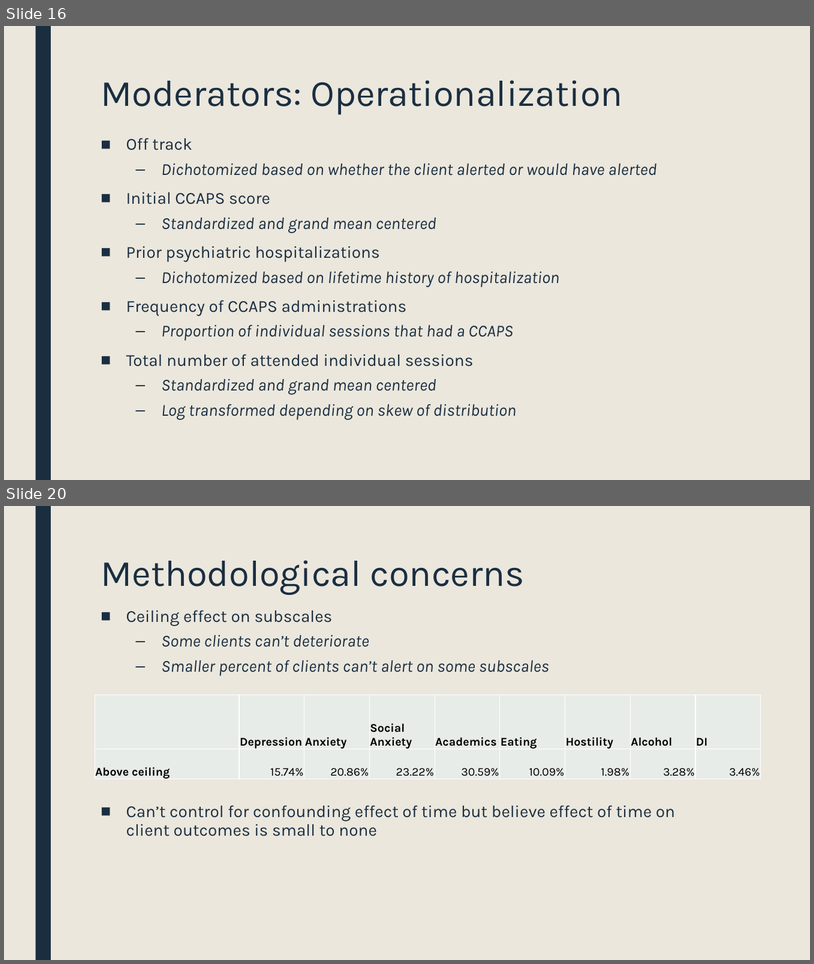
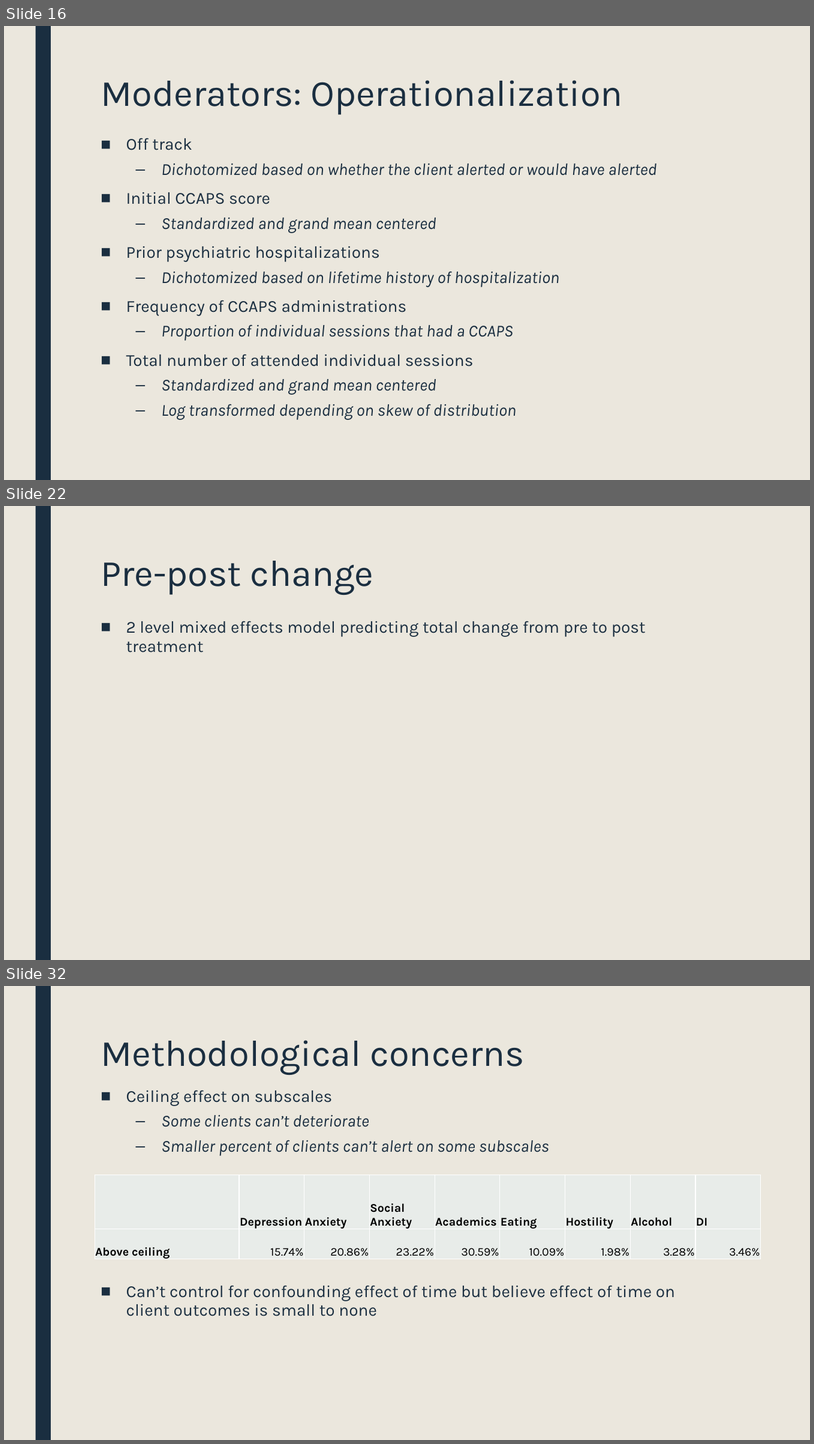
Before and after one commit to rbjanis/Dissertation, a slide deck: presentations/proposal/dissertation-proposal.pptx. Shown one above the other, each under a label of ours: slides 16 and 20 before the commit, slides 16, 22 and 32 after it; the slides between them are not shown. The pictures are 814x964 and 814x1444 pixels, drawn with LibreOffice and Linux fonts; fonts in the diff are those of the drawing. Boxes give left, top, right and bottom in pixels: in the first picture for what was removed or moved away, otherwise in the second. Text is boxed around its words. In the diff, an @@ line names an element or a change of style, - is before the commit and + after.

```diff
--- a/presentations/proposal/dissertation-proposal.pptx
+++ b/presentations/proposal/dissertation-proposal.pptx
@@ slide 22 added at box(4, 506, 810, 960), background #EBE7DD; not listed: 1 template element that a slide beside it also shows @@
@@ title added at box(101, 561, 374, 595), 44 pt, text #1A2E40 @@
+Pre-post change
@@ text added at box(126, 621, 646, 652), 20 pt, text #1A2E40 @@
+■ 2 level mixed effects model predicting total change from pre to post treatment
@@ what was slide 20 is now slide 32 @@
```
Also in this commit, not shown: 10 slides changed, 11 other slides added.
